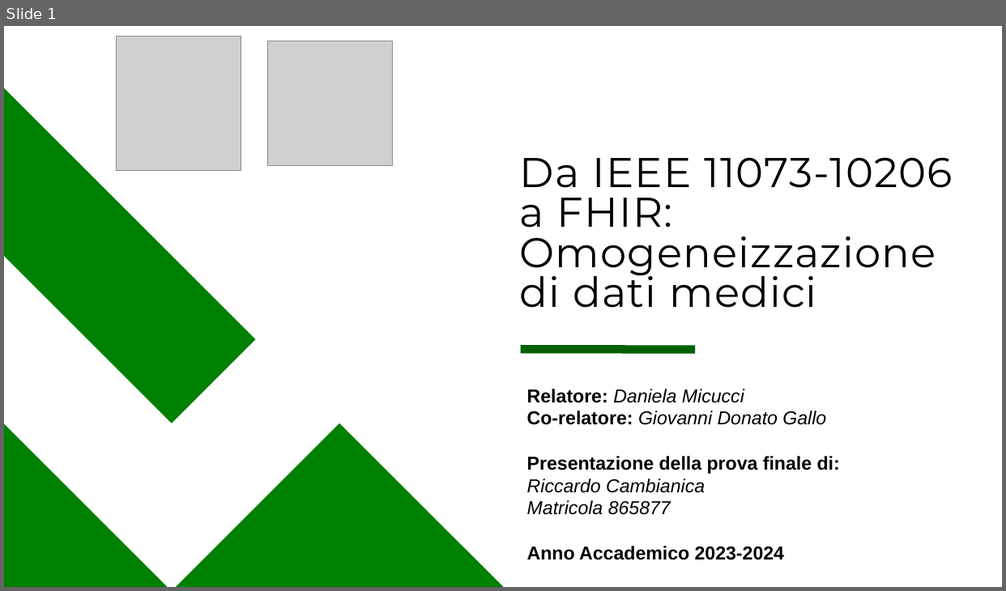
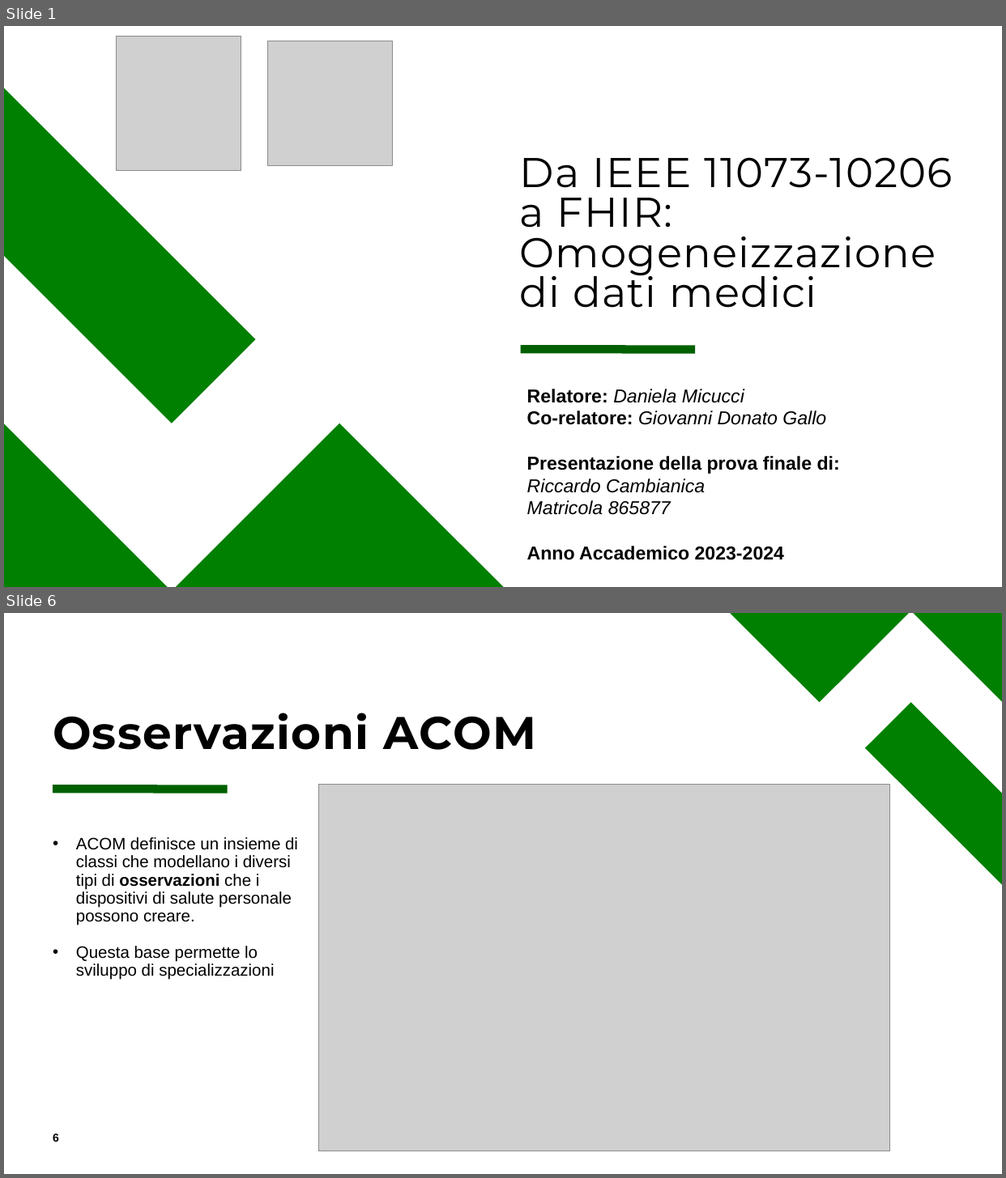
Before and after one commit to rcambianica/Stage, a slide deck: Relazione/Da IEEE 11073-10206 a FHIR.pptx. Shown one above the other, each under a label of ours: slide 1 before the commit, slides 1 and 6 after it; the slides between them are not shown. The pictures are 1006x591 and 1006x1178 pixels, drawn with LibreOffice and Linux fonts; fonts in the diff are those of the drawing; grey boxes stand for pictures. Boxes give left, top, right and bottom in pixels: in the first picture for what was removed or moved away, otherwise in the second. Text is boxed around its words. In the diff, an @@ line names an element or a change of style, - is before the commit and + after.

```diff
--- a/Relazione/Da IEEE 11073-10206 a FHIR.pptx
+++ b/Relazione/Da IEEE 11073-10206 a FHIR.pptx
@@ slide 6 added at (x1=4, y1=613, x2=1002, y2=1174), background #FFFFFF @@
@@ freeform shape added at (x1=731, y1=613, x2=909, y2=702), fill #008000 @@
@@ freeform shape added at (x1=914, y1=613, x2=1002, y2=702), fill #008000 @@
@@ freeform shape added at (x1=865, y1=702, x2=1002, y2=884), fill #008000 @@
@@ title added at (x1=53, y1=713, x2=537, y2=750), 44 pt, text #000000, bold @@
+Osservazioni ACOM
@@ line added from (53, 789) to (227, 789), #006000 8 pt @@
@@ picture added at (x1=318, y1=785, x2=889, y2=1152) @@
@@ text added at (x1=76, y1=837, x2=298, y2=980), 16 pt, text #000000 @@
+• ACOM definisce un insieme di classi che modellano i diversi tipi di osservazioni che i dispositivi di salute personale possono creare.
+• Questa base permette lo sviluppo di specializzazioni
@@ page number added at (x1=53, y1=1134, x2=59, y2=1142), 11 pt, text #000000, bold @@
+6
```
Also in this commit, not shown: 5 other slides added, 2 slides removed, 12 other files.
